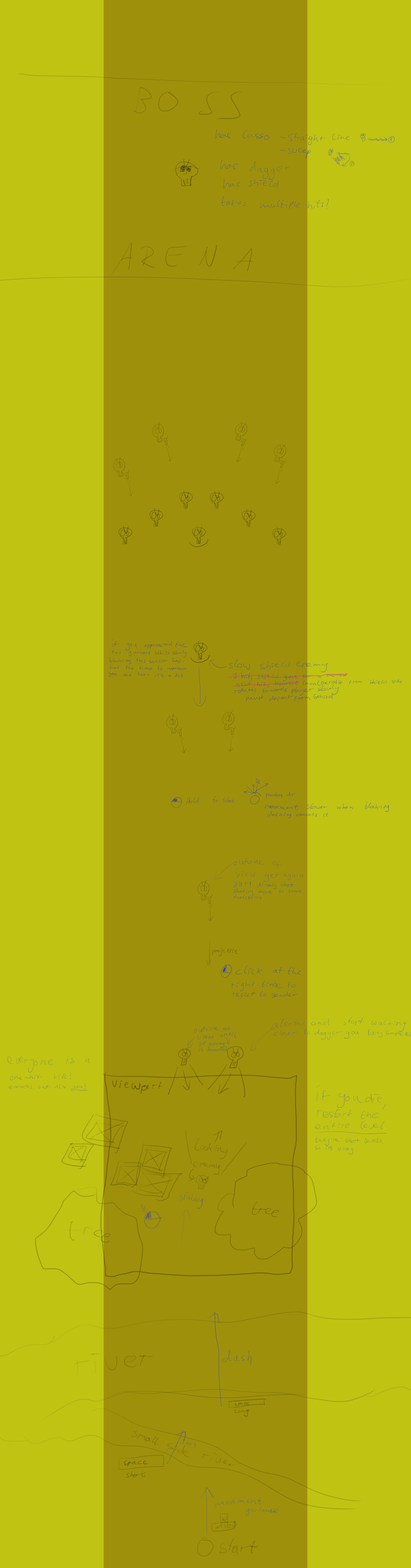
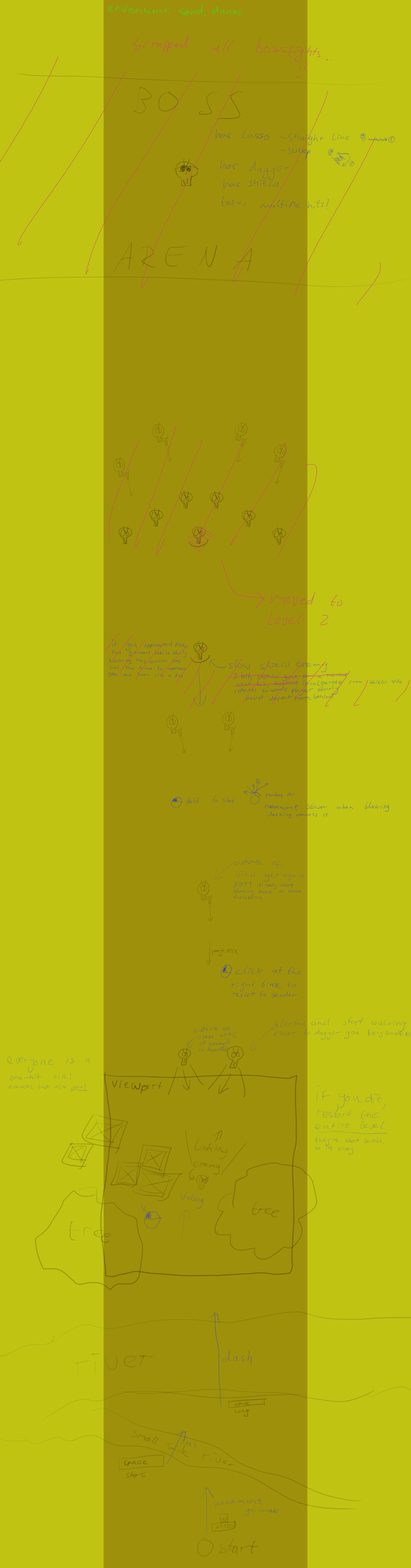
Layer changes from the first 411×1568 image to the second:
added layer "env" above "Group 2" over [107, 3, 241, 18]
added layer "cancel v2" in group "Group 2" over [0, 36, 410, 710]
painted on "cancel" over [182, 520, 350, 690]
painted on "text" over [0, 118, 410, 710]
painted on "world" (1st of 2, in "Group 2") over [0, 65, 410, 710]
painted on "world" (2nd of 2) over [103, 3, 312, 710]
painted on "Background" over [0, 3, 410, 710]
